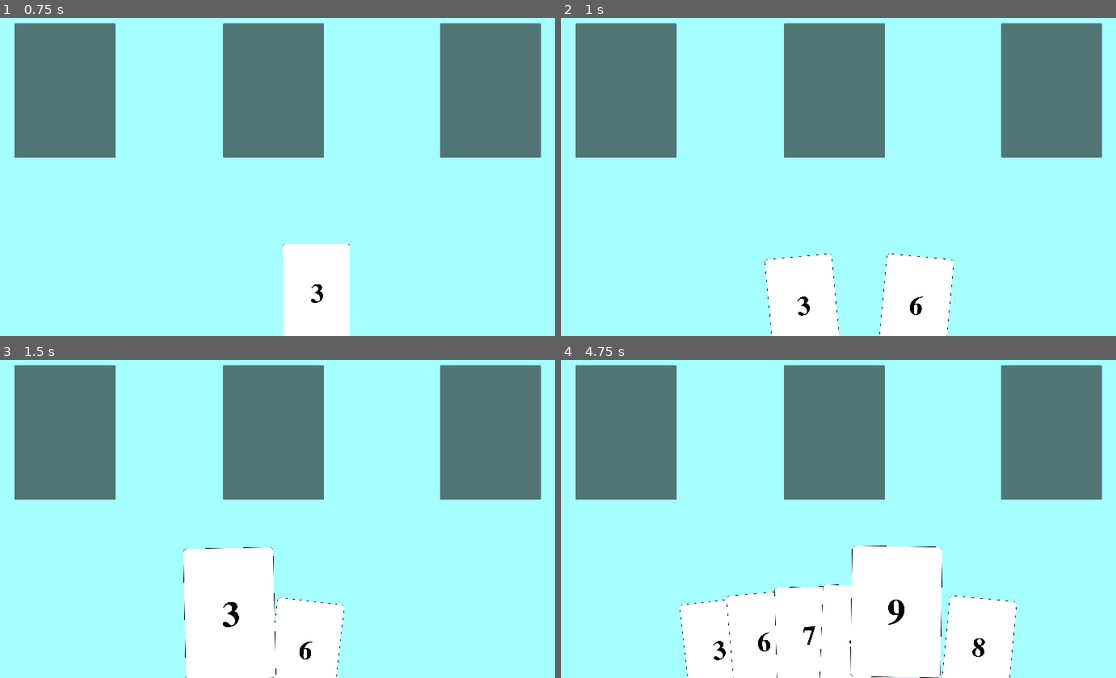
Above: before the commit, frames 1-4 (two rows, left to right).
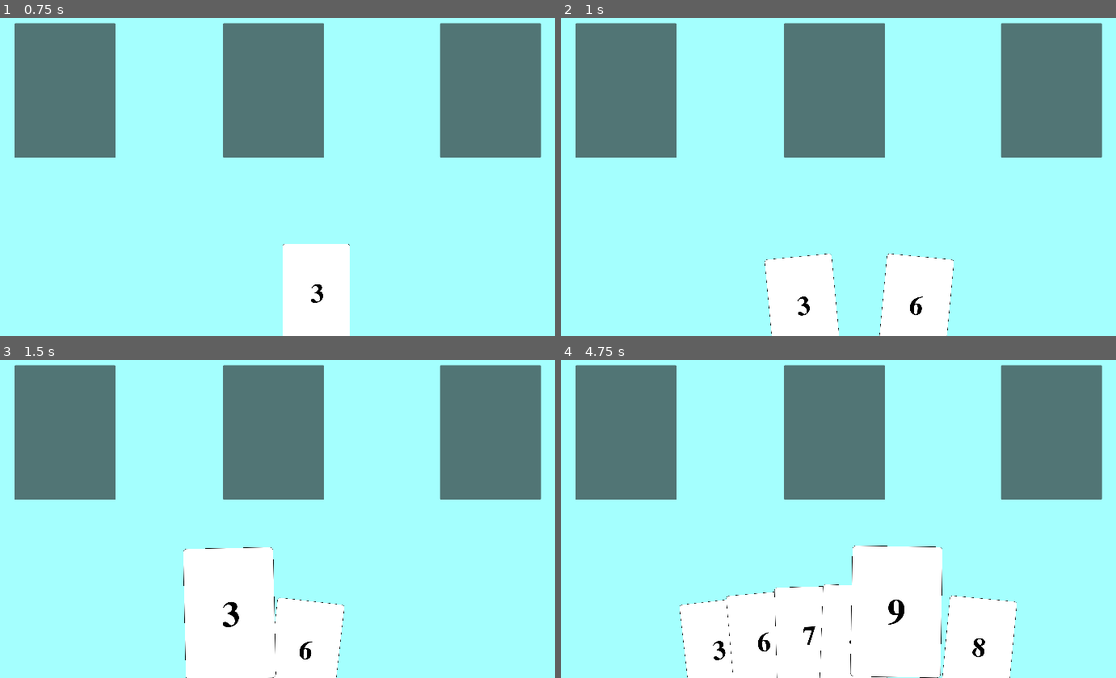
Above: after the commit, the same moments.

Repository: michael-j-coyne/card-game
Game: Godot game, scene res://game.tscn
Same seed, same stepped clock (60 frames per second), same inputs: the game is played once before the commit and once after it.
Inputs (mouse positions are in pixels of both pictures, inside the frame that each line leads up to):
- Up to frame 1 (0.75 s): tap Enter (ui_accept) at 0.5 s; move the mouse to (421, 135) at 0.52 s; click (421, 135) at 0.67 s
- Up to frame 2 (1 s): tap Enter (ui_accept) at 0.77 s
- Up to frame 3 (1.5 s): move the mouse to (233, 649) at 1.27 s; click (233, 649) at 1.42 s
- Up to frame 4 (4.75 s): tap Enter (ui_accept) at 1.52, 3.02, 3.77, 4.52 s; move the mouse to (827, 633) at 2.02 s; click (827, 633) at 2.17 s; move the mouse to (882, 649) at 2.77 s; click (882, 649) at 2.92 s; move the mouse to (910, 649) at 3.52 s; click (910, 649) at 3.67 s; move the mouse to (927, 649) at 4.27 s; click (927, 649) at 4.42 s

Frame 1 is identical in both runs. In frame 2, less than 0.1% of the frame differs, in the area x 36-71%, y 74-100%; in frame 3, 0.1%; in frame 4, 0.3%, in the area x 21-83%, y 58-100%.

Commit message:
Fix debugger warnings

Diff:
--- a/Card.gd
+++ b/Card.gd
@@ -16,7 +16,6 @@
 
 func init(card_name: String):
 	var path = str("res://assets/cards/", card_name ,".png")
-	var texture = load(path)
 	set_texture(path)
 
 	# hack!
@@ -35,6 +34,6 @@
 func _on_area_2d_mouse_exited():
 	mouse_exited.emit(self)
 
-func _on_area_2d_input_event(viewport: Node, event: InputEvent, shape_idx: int):
+func _on_area_2d_input_event(_viewport: Node, event: InputEvent, _shape_idx: int):
 	if event is InputEventMouseButton and event.button_index == MOUSE_BUTTON_LEFT and event.pressed:
 		card_selected.emit(self)
--- a/Hand.gd
+++ b/Hand.gd
@@ -112,7 +112,8 @@
 # I found out its called an "option" type or a "maybe" type.
 func get_hovered_card() -> Card:
 	if not hovered_cards: return
-	var highest_index = func(max, val): return val if val.get_index() > max.get_index() else max
+	var highest_index = func(max_val, val):
+		return val if val.get_index() > max_val.get_index() else max_val
 	var rightmost_card = hovered_cards.reduce(highest_index)
 	return rightmost_card
 
@@ -135,7 +136,7 @@
 		var card_to_add = generate_random_card()
 		add_card_to_hand(card_to_add)
 
-func _compute_pos(hand_ratio: float, card_spread_x: int) -> Vector2:
+func _compute_pos(hand_ratio: float, card_spread_x: float) -> Vector2:
 	var relative_x = horizontal_spread_curve.sample(hand_ratio) * card_spread_x
 	var relative_y = vertical_spread_curve.sample(hand_ratio) * CARD_SPREAD_Y * -1
 	return Vector2(relative_x, relative_y)
